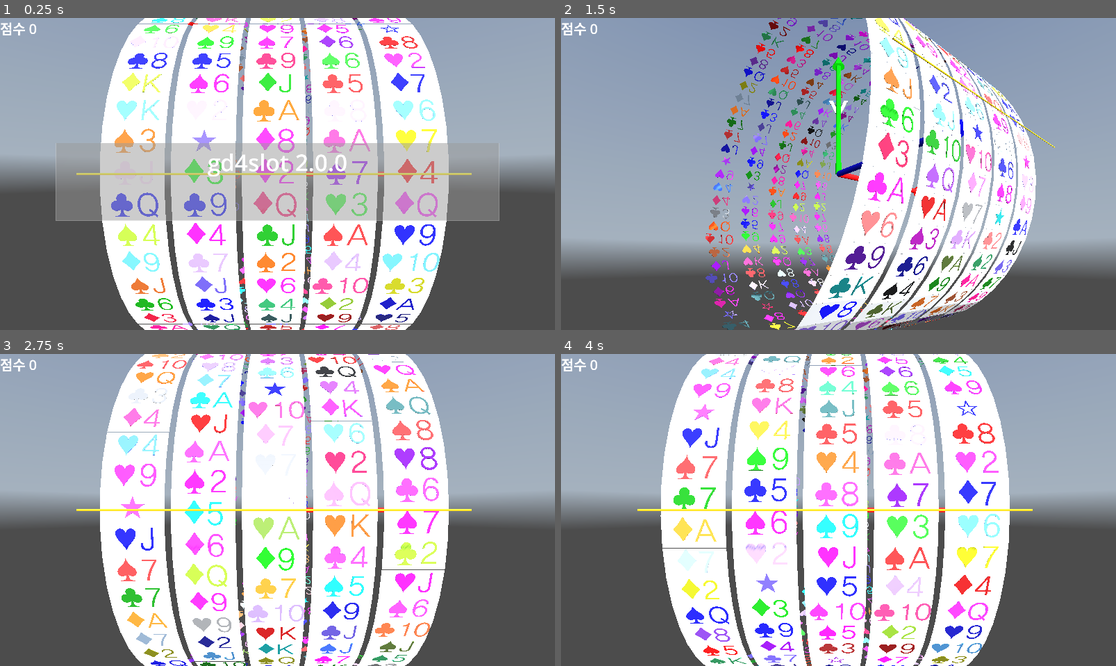
Above: before the commit, frames 1-4 (two rows, left to right).
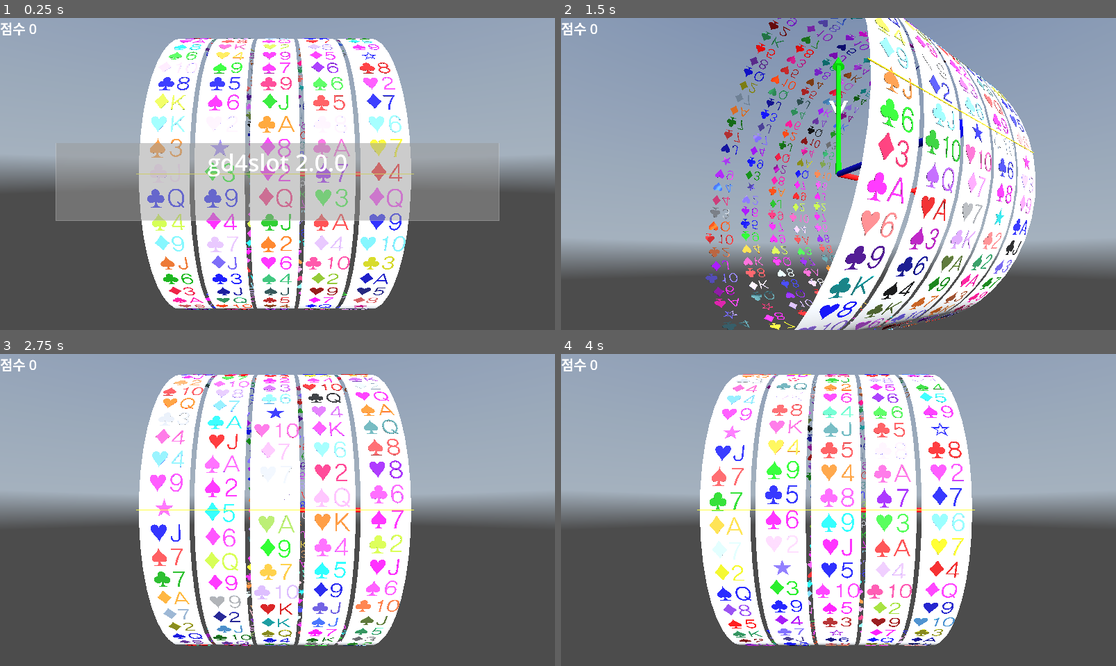
Above: after the commit, the same moments.

Repository: kasworld/gd4slot
Game: Godot game, scene res://main.tscn
Two runs of this game, one before a commit and one after it. Both use one fixed random seed, a clock stepped at 60 frames per second and the inputs below. A sky picture missing from this copy of the repository is replaced by a grey-blue gradient.
Inputs (mouse positions are in pixels of both pictures, inside the frame that each line leads up to):
- Up to frame 1 (0.25 s): no input
- Up to frame 2 (1.5 s): tap Enter at 0.5, 0.6, 1.35 s; move the mouse to (960, 158) at 0.52 s; click (960, 158) at 0.67 s; tap Space at 0.77 s; move the mouse to (727, 189) at 1.27 s; click (727, 189) at 1.42 s
- Up to frame 3 (2.75 s): tap Space at 1.52 s; move the mouse to (333, 441) at 2.02 s; tap Enter at 2.1 s; click (333, 441) at 2.17 s
- Up to frame 4 (4 s): move the mouse to (810, 572) at 2.77 s; tap Enter at 2.85, 3.6 s; click (810, 572) at 2.92 s; tap Space at 3.02, 3.77 s; move the mouse to (1005, 556) at 3.52 s; click (1005, 556) at 3.67 s

The runs differ from the first frame. In frame 1, 35% of the frame differs, in the area x 13-85%, y 0-100%; in frame 2, 1.5%; in frame 3, 36%; in frame 4, 36%.

Commit message:
use cylinder for reel

Diff:
--- a/main.gd
+++ b/main.gd
@@ -85,7 +85,7 @@
 		reset_camera_pos()
 
 func reset_camera_pos()->void:
-	$Camera3D.position = slot.calc_center() + Vector3( 0, 0, slot.calc_radius()*2)
+	$Camera3D.position = slot.calc_center() + Vector3( 0, 0, slot.calc_radius() + slot.calc_width() )
 	$Camera3D.look_at(slot.calc_center())
 	$Camera3D.far = slot.calc_size().length()*2
 
--- a/reel/reel.gd
+++ b/reel/reel.gd
@@ -7,20 +7,30 @@
 var card_list :Array
 var color_list :Array[Color]
 var 칸들 :Array[칸]
+var 한칸각도 :float
 
 func init(n :int, card_sizea :Vector2, card_lista :Array, color_lista :Array[Color]) -> Reel:
 	번호 = n
 	card_size = card_sizea
 	card_list = card_lista
 	color_list = color_lista
+	var count := card_list.size()
+	한칸각도 = 2*PI / count
 
-	var count := card_list.size()
 	var r := count * card_size.y / (2*PI)
 	for i in count:
 		var k :칸 = preload("res://reel/칸/칸.tscn").instantiate().init(i, card_size,r,card_list[i], color_list[i%color_list.size()])
 		k.rotation.x = 2*PI/count *i
 		add_child(k)
 		칸들.append(k)
+
+	$MeshInstance3D.mesh.material.albedo_color = Color.WHITE
+	$MeshInstance3D.mesh.top_radius = calc_radius()
+	$MeshInstance3D.mesh.bottom_radius = $MeshInstance3D.mesh.top_radius
+	$MeshInstance3D.mesh.height = card_size.x
+	$MeshInstance3D.mesh.radial_segments = card_list.size()
+	$MeshInstance3D.rotation.x = 한칸각도/2
+
 	return self
 
 func _process(delta: float) -> void:
@@ -52,14 +62,8 @@
 	if 칸들.size() == 0 :
 		return null
 	var 현재각도 = fposmod(-rotation.x, 2*PI)
-	var 한칸각도 = 2*PI / 칸들.size()
 	var 칸위치 = ceili( (현재각도-한칸각도/2) / 한칸각도 ) % 칸들.size()
 	return 칸들[칸위치]
-	#print_debug( "슬롯번호%s 현재각도%s 한칸각도%s 칸위치%s" % [번호, 현재각도,한칸각도, 칸위치] )
-	#for 현재칸번호 in 칸들.size():
-		#if 한칸각도/2 + 현재칸번호*한칸각도 > 현재각도:
-			#return 칸들[현재칸번호]
-	#return 칸들[0]
 
 func calc_radius() -> float:
 	return card_list.size() * card_size.y / (2*PI)
--- a/reel/reel.tscn
+++ b/reel/reel.tscn
@@ -1,6 +1,19 @@
-[gd_scene load_steps=2 format=3 uid="uid://bgvg5u80d01y8"]
+[gd_scene load_steps=4 format=3 uid="uid://bgvg5u80d01y8"]
 
 [ext_resource type="Script" uid="uid://stv38su1d42y" path="res://reel/reel.gd" id="1_nwxwk"]
 
+[sub_resource type="StandardMaterial3D" id="StandardMaterial3D_nwxwk"]
+resource_local_to_scene = true
+
+[sub_resource type="CylinderMesh" id="CylinderMesh_keqho"]
+resource_local_to_scene = true
+material = SubResource("StandardMaterial3D_nwxwk")
+cap_top = false
+cap_bottom = false
+
 [node name="Reel" type="Node3D"]
 script = ExtResource("1_nwxwk")
+
+[node name="MeshInstance3D" type="MeshInstance3D" parent="."]
+transform = Transform3D(-4.371139e-08, -1, 0, 1, -4.371139e-08, 0, 0, 0, 1, 0, 0, 0)
+mesh = SubResource("CylinderMesh_keqho")
--- a/reel/칸/칸.gd
+++ b/reel/칸/칸.gd
@@ -7,10 +7,8 @@
 func init(n :int, sz :Vector2, r :float, t :String, co :Color) -> 칸:
 	번호 = n
 	글내용 = t
-	$"판".mesh.size = sz
 	$"글".mesh.text = 글내용
 	$"글".mesh.font_size = sz.y*10
 	$"글".mesh.material.albedo_color = co
-	$"판".position.z = r
 	$"글".position.z = r
 	return self
--- a/reel/칸/칸.tscn
+++ b/reel/칸/칸.tscn
@@ -1,12 +1,7 @@
-[gd_scene load_steps=7 format=3 uid="uid://o02enb5nefpx"]
+[gd_scene load_steps=5 format=3 uid="uid://o02enb5nefpx"]
 
 [ext_resource type="Script" uid="uid://by7055v5bfc5w" path="res://reel/칸/칸.gd" id="1_47w7n"]
 [ext_resource type="FontFile" uid="uid://gdh6qls28unk" path="res://font/HakgyoansimBareondotumR.ttf" id="2_siyr3"]
-
-[sub_resource type="StandardMaterial3D" id="StandardMaterial3D_siyr3"]
-
-[sub_resource type="PlaneMesh" id="PlaneMesh_47w7n"]
-material = SubResource("StandardMaterial3D_siyr3")
 
 [sub_resource type="StandardMaterial3D" id="StandardMaterial3D_47w7n"]
 resource_local_to_scene = true
@@ -21,9 +16,5 @@
 [node name="칸" type="Node3D"]
 script = ExtResource("1_47w7n")
 
-[node name="판" type="MeshInstance3D" parent="."]
-transform = Transform3D(1, 0, 0, 0, -4.371139e-08, -1, 0, 1, -4.371139e-08, 0, 0, 0)
-mesh = SubResource("PlaneMesh_47w7n")
-
 [node name="글" type="MeshInstance3D" parent="."]
 mesh = SubResource("TextMesh_siyr3")
--- a/slots/slots.gd
+++ b/slots/slots.gd
@@ -25,7 +25,7 @@
 	$Bar.mesh.top_radius = 0.1
 	$Bar.mesh.bottom_radius = $Bar.mesh.top_radius
 	$Bar.mesh.height = calc_width()
-	$Bar.position = (reellist[-1].position + reellist[0].position) /2 + Vector3(0,0,reellist[0].calc_radius()*1.1)
+	$Bar.position = (reellist[-1].position + reellist[0].position) /2 + Vector3(0,0,reellist[0].calc_radius())
 
 	return self
 
